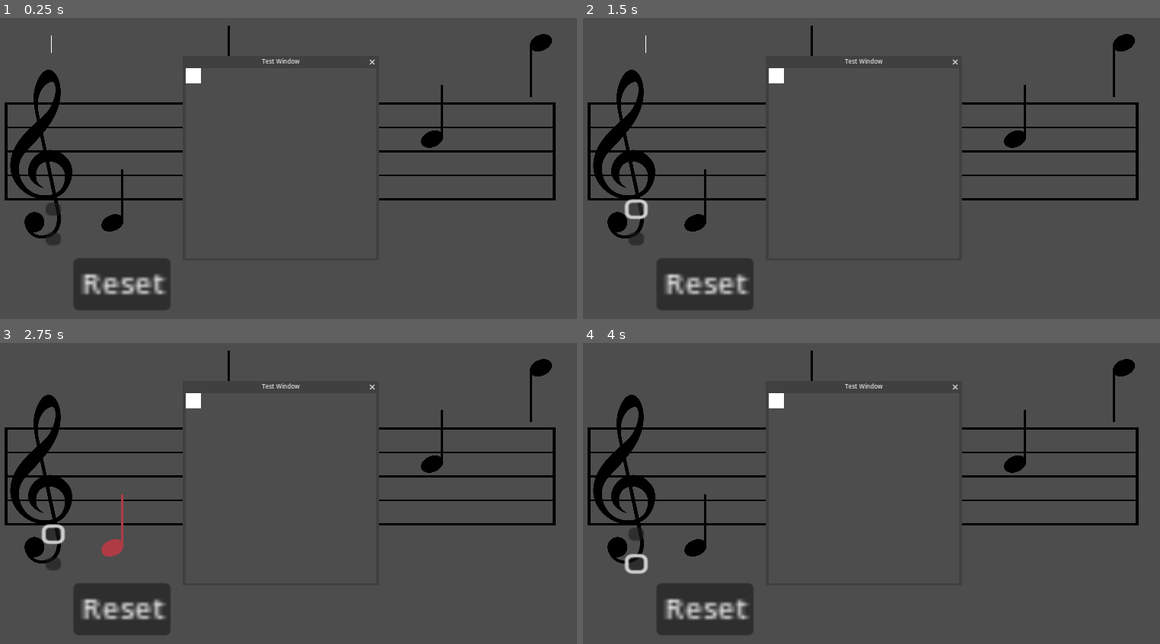
Above: before the commit, frames 1-4 (two rows, left to right).
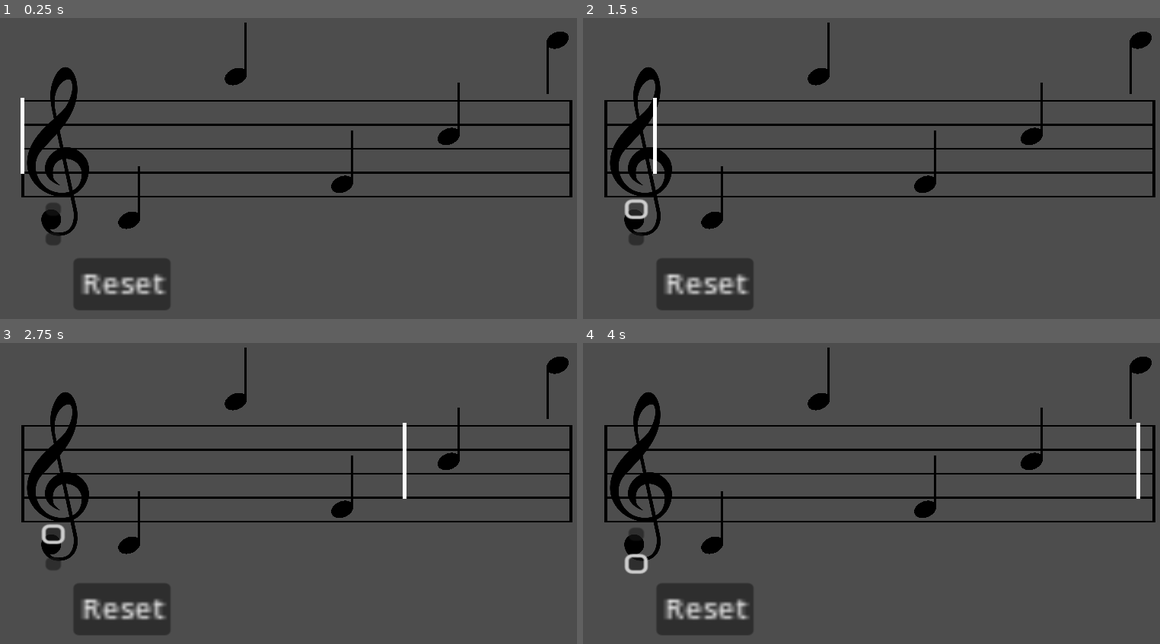
Above: after the commit, the same moments.

Repository: Sniggiho/COMP225-Reluna
Game: Godot game, scene res://Scenes/firstScene.tscn
Same seed, same stepped clock (60 frames per second), same inputs: the game is played once before the commit and once after it.
Inputs (mouse positions are in pixels of both pictures, inside the frame that each line leads up to):
- Up to frame 1 (0.25 s): no input
- Up to frame 2 (1.5 s): click (634, 210) at 0.5 s; click (634, 210) at 1.25 s
- Up to frame 3 (2.75 s): click (115, 547) at 2.02 s
- Up to frame 4 (4 s): click (634, 562) at 2.75 s; click (698, 547) at 3.52 s

The runs differ from the first frame. In frame 1, 9.6% of the frame differs, in the area x 0-100%, y 1-74%; in frame 2, 9.6%; in frame 3, 9.6%; in frame 4, 9.6%.

Commit message:
Reparented playbar, reattached button

Diff:
--- a/Project/Scenes/MusicStaff/MusicStaff.gd
+++ b/Project/Scenes/MusicStaff/MusicStaff.gd
@@ -20,6 +20,8 @@
 var startY
 var trebleRatio
 
+@onready var playBar : PlayBar = $PlayBar
+@onready var path : Path2D = $Path2D
 
 func _ready():
 	print("ready got called")
@@ -31,10 +33,35 @@
 func _draw():
 	var y = startY
 	for i in range(5):
-		draw_line(Vector2(startX, y), Vector2(startX + screenX * staffLength, y), Color.BLACK, lineThickness)
+		draw_line(
+			Vector2(startX, y),
+			Vector2(startX + screenX * staffLength, y),
+			Color.BLACK,
+			lineThickness)
+
 		y = y + screenY * lineHeight
-	draw_line(Vector2(startX, startY - 2.5), Vector2(startX, y - lineHeight * screenY + 2.2), Color.BLACK, lineThickness* 1.5)
-	draw_line(Vector2(startX + screenX * staffLength,startY - 2.5 ), Vector2(startX + screenX * staffLength, y - lineHeight * screenY + 2.2), Color.BLACK, lineThickness * 1.5)
+		pass
+	draw_line(
+		Vector2(startX, startY - 2.5),
+		Vector2(startX, y - lineHeight * screenY + 2.2),
+		Color.BLACK,
+		lineThickness * 1.5)
+	draw_line(
+		Vector2(startX + screenX * staffLength,startY - 2.5 ),
+		Vector2(startX + screenX * staffLength, y - lineHeight * screenY + 2.2),
+		Color.BLACK,
+		lineThickness * 1.5)
+	playBar.draw_line(
+		Vector2(startX, startY),
+		Vector2(startX, y),
+		Color.BLACK,
+		lineThickness * 3
+	)
 
 func getLineHeight() -> float:
 	return self.screenY * lineHeight
+
+
+
+func _on_play_button_pressed():
+	playBar.play()
--- a/Project/Scenes/MusicStaff/MusicStaff.tscn
+++ b/Project/Scenes/MusicStaff/MusicStaff.tscn
@@ -1,7 +1,8 @@
-[gd_scene load_steps=4 format=3 uid="uid://dq0mp8xmuh00"]
+[gd_scene load_steps=5 format=3 uid="uid://dq0mp8xmuh00"]
 
 [ext_resource type="Script" path="res://Scenes/MusicStaff/MusicStaff.gd" id="1_5gv1w"]
 [ext_resource type="Texture2D" uid="uid://bspymo7qdmuuk" path="res://Scenes/MusicStaff/trebleStaff.png" id="2_o0hg7"]
+[ext_resource type="PackedScene" uid="uid://b7kyrbrs3vv1m" path="res://Scenes/PlayBar/play_bar.tscn" id="3_56f0e"]
 
 [sub_resource type="Curve2D" id="Curve2D_urwcl"]
 _data = {
@@ -24,3 +25,7 @@
 
 [node name="PathFollow2D" type="PathFollow2D" parent="Path2D"]
 loop = false
+
+[node name="PlayBar" parent="." node_paths=PackedStringArray("path") instance=ExtResource("3_56f0e")]
+position = Vector2(-2.08165e-12, 93)
+path = NodePath("../Path2D")
--- a/Project/Scenes/PlayBar/PlayBar.gd
+++ b/Project/Scenes/PlayBar/PlayBar.gd
@@ -17,7 +17,7 @@
 func _process(delta):
 	if playing:
 		pathFollow.progress_ratio += (1.0 / melodyLengthT) * delta
-		global_position.x = pathFollow.global_position.x
+		global_position = pathFollow.global_position
 
 		if pathFollow.progress_ratio > 1:
 			playing = false
--- a/Project/Scenes/PlayBar/play_bar.tscn
+++ b/Project/Scenes/PlayBar/play_bar.tscn
@@ -6,13 +6,10 @@
 size = Vector2(20, 1000)
 
 [node name="PlayBar" type="Polygon2D"]
-position = Vector2(176, -74)
-scale = Vector2(0.111111, 2.04546)
-polygon = PackedVector2Array(185, 92, 185, 114, 194, 114, 194, 92)
+polygon = PackedVector2Array(-5, -100, -5, 100, 5, 100, 5, -100)
 script = ExtResource("1_3y8rp")
 
 [node name="Area2D" type="Area2D" parent="."]
 
 [node name="CollisionShape2D" type="CollisionShape2D" parent="Area2D"]
-position = Vector2(189, 102.666)
 shape = SubResource("RectangleShape2D_1cbyy")
--- a/Project/Scenes/firstScene.tscn
+++ b/Project/Scenes/firstScene.tscn
@@ -1,31 +1,14 @@
-[gd_scene load_steps=7 format=3 uid="uid://c1qqxujrvquvy"]
+[gd_scene load_steps=5 format=3 uid="uid://c1qqxujrvquvy"]
 
 [ext_resource type="Script" path="res://Scenes/AudioStreamPlayerTest.gd" id="1_x644u"]
 [ext_resource type="Script" path="res://Scenes/LevelManager/LevelManager.gd" id="1_xad2n"]
-[ext_resource type="PackedScene" uid="uid://b7kyrbrs3vv1m" path="res://Scenes/PlayBar/play_bar.tscn" id="3_quvye"]
 [ext_resource type="Script" path="res://Scenes/windowTest.gd" id="5_1dk32"]
 [ext_resource type="PackedScene" uid="uid://dq0mp8xmuh00" path="res://Scenes/MusicStaff/MusicStaff.tscn" id="5_bafn2"]
-
-[sub_resource type="Curve2D" id="Curve2D_xmk5h"]
-_data = {
-"points": PackedVector2Array(0, 0, 0, 0, 0, 0, 0, 0, 0, 0, 1399, 0)
-}
-point_count = 2
 
 [node name="Main" type="Node2D"]
 
 [node name="MusicStaff" parent="." instance=ExtResource("5_bafn2")]
-position = Vector2(78, 293)
-
-[node name="Path2D2" type="Path2D" parent="MusicStaff"]
-position = Vector2(0, 93)
-curve = SubResource("Curve2D_xmk5h")
-
-[node name="PathFollow2D" type="PathFollow2D" parent="MusicStaff/Path2D2"]
-loop = false
-
-[node name="PlayBar" parent="." node_paths=PackedStringArray("path") instance=ExtResource("3_quvye")]
-path = NodePath("../MusicStaff/Path2D")
+position = Vector2(122, 286)
 
 [node name="LevelManager" type="Node2D" parent="." node_paths=PackedStringArray("musicStaff")]
 position = Vector2(-1, 0)
@@ -102,6 +85,7 @@
 title = "Test Window"
 initial_position = 1
 size = Vector2i(500, 500)
+visible = false
 content_scale_mode = 2
 script = ExtResource("5_1dk32")
 
@@ -112,7 +96,7 @@
 [node name="PopupMenu" type="PopupMenu" parent="."]
 size = Vector2i(500, 500)
 
-[connection signal="pressed" from="PlayButton" to="PlayBar" method="play"]
+[connection signal="pressed" from="PlayButton" to="MusicStaff" method="_on_play_button_pressed"]
 [connection signal="pressed" from="CheckButton" to="LevelManager" method="checkPlayerInput"]
 [connection signal="pressed" from="ResetButton" to="LevelManager" method="_reset"]
 [connection signal="pressed" from="Debug/ButtonForDetuned" to="Debug/AudioStreamPlayer" method="_on_button_pressed"]
